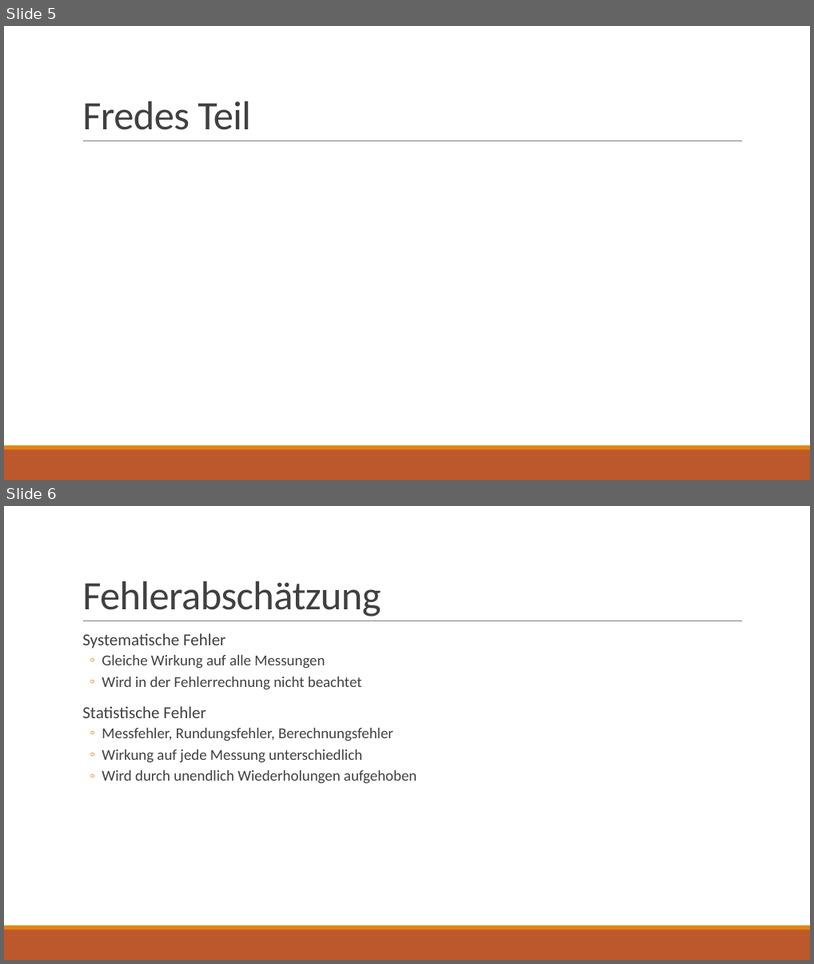
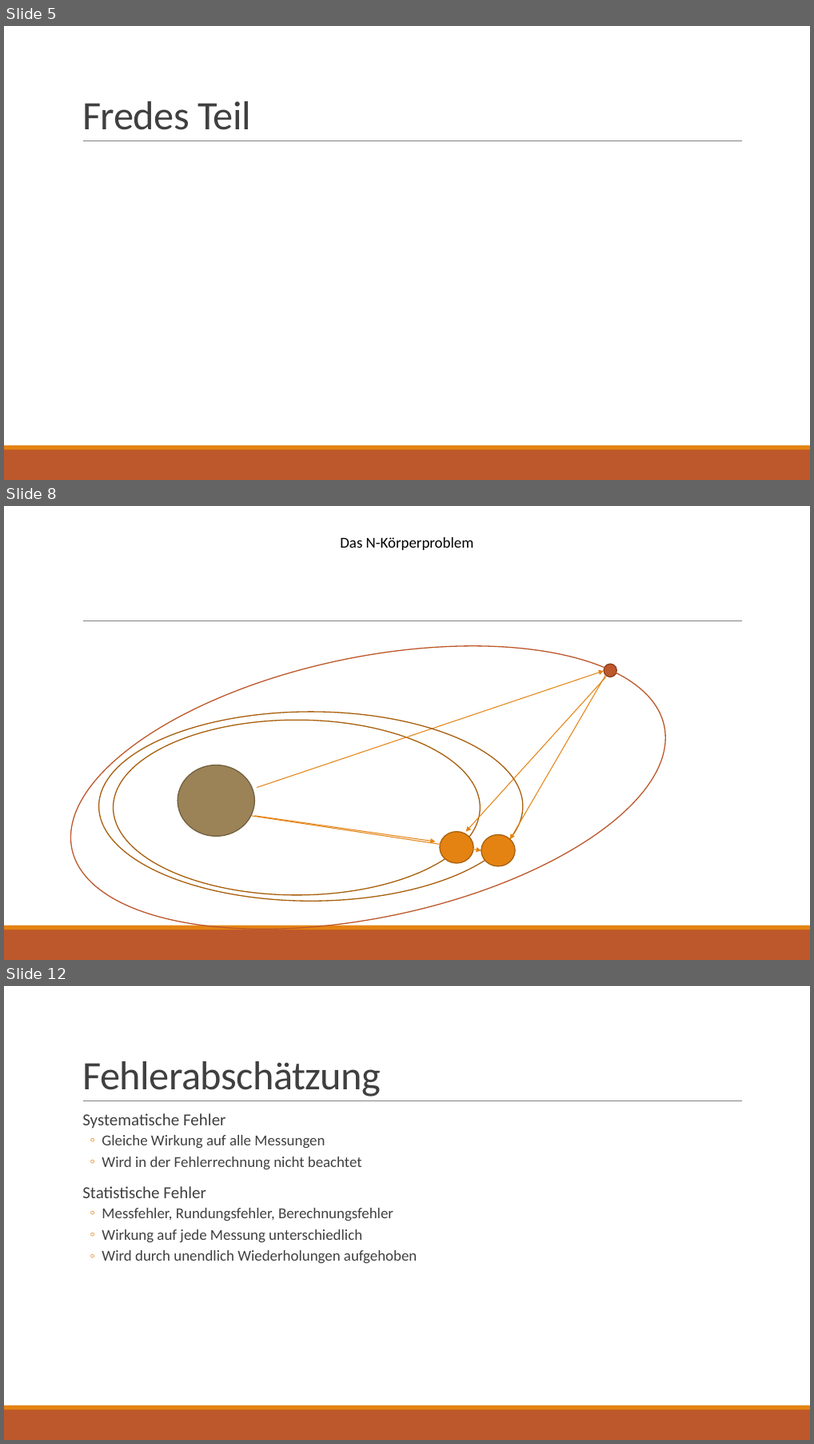
Before and after one commit to Voxen4/Planetarium, a slide deck: Simulation des Sonnensytem.pptx. Shown one above the other, each under a label of ours: slides 5 and 6 before the commit, slides 5, 8 and 12 after it; the slides between them are not shown. The pictures are 814x964 and 814x1444 pixels, drawn with LibreOffice and Linux fonts; fonts in the diff are those of the drawing. Boxes give left, top, right and bottom in pixels: in the first picture for what was removed or moved away, otherwise in the second. Text is boxed around its words. In the diff, an @@ line names an element or a change of style, - is before the commit and + after.

```diff
--- a/Simulation des Sonnensytem.pptx
+++ b/Simulation des Sonnensytem.pptx
@@ slide 8 added at box(4, 506, 810, 960), background #FFFFFF; not listed: 3 template elements that a slide beside it also shows @@
@@ text added at box(340, 537, 474, 550), 18 pt, text #000000 @@
+Das N-Körperproblem
@@ ellipse added at box(46, 599, 691, 960), outline #BD582C 1.25 pt @@
@@ arrow added from (257, 788) to (604, 671), #E48312 1 pt @@
@@ ellipse added at box(604, 664, 617, 677), fill #BD582C, outline #8C4121 1.25 pt @@
@@ arrow added from (606, 677) to (466, 832), #E48312 1 pt @@
@@ arrow added from (606, 675) to (510, 840), #E48312 1 pt @@
@@ ellipse added at box(99, 712, 523, 901), outline #A9610D 1.25 pt @@
@@ ellipse added at box(114, 720, 481, 894), outline #A9610D 1.25 pt @@
@@ ellipse added at box(178, 765, 254, 836), fill #9B8357, outline #736140 1.25 pt @@
@@ arrow added from (252, 816) to (482, 850), #E48312 1 pt @@
@@ arrow added from (255, 816) to (436, 841), #E48312 1 pt @@
@@ ellipse added at box(440, 832, 474, 863), fill #E48312, outline #A9610D 1.25 pt @@
@@ ellipse added at box(482, 835, 516, 866), fill #E48312, outline #A9610D 1.25 pt @@
@@ what was slide 6 is now slide 12 @@
```
Also in this commit, not shown: 5 other slides added.
